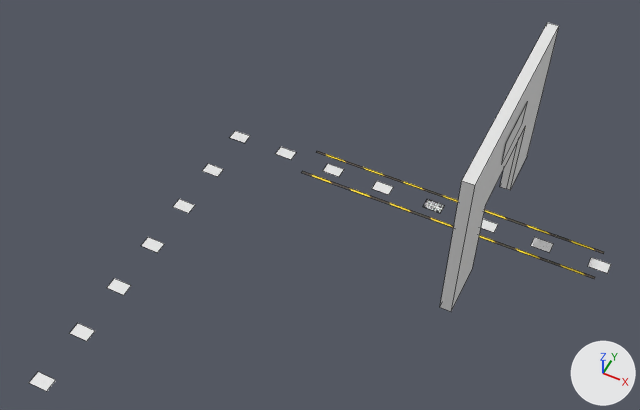
An edit to the Blender file blender_models/simulation_entrance_aruco_board_single.blend, drawn before and after from the same camera.
Rendered twice from a camera (50 mm lens) standing at (1.91, -10.39, 11.89) and looking at (-2.38, -1.8, 1.16). Every picture has the same lights, and +X, +Y and +Z are marked at lower right. Mesh edges are drawn as thin lines.

In view in the first picture: 'Cube', 'grid_board_new_49', 'grid_board_new_55', 'grid_board_new_61', 'grid_board_new_67', 'grid_board_new_73', 'grid_board_new_79', 'warning.003', 'warning.004'.
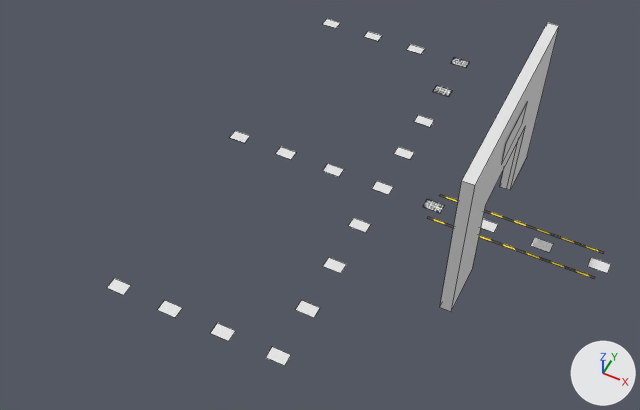
What differs and where, as boxes [x1, y1, x2, y2] in the pictures (640 x 410 px):
'warning.003', moved, rescaled (43% narrower, 42% shorter)
    before: [302, 171, 595, 279]
    after: [427, 217, 595, 279]
'warning.004', moved, rescaled (43% narrower, 41% shorter)
    before: [317, 151, 604, 254]
    after: [440, 194, 604, 254]
'grid_board_new_79', moved
    before: [29, 372, 56, 391]
    after: [158, 300, 182, 318]
'grid_board_new_73', moved
    before: [70, 323, 95, 341]
    after: [211, 323, 235, 341]
'grid_board_new_67', moved
    before: [107, 278, 131, 295]
    after: [266, 347, 291, 366]
'grid_board_new_61', moved
    before: [141, 237, 164, 253]
    after: [296, 300, 320, 318]
'grid_board_new_55', moved
    before: [173, 199, 195, 213]
    after: [323, 257, 346, 273]
'grid_board_new_49', moved
    before: [202, 163, 224, 177]
    after: [349, 218, 371, 233]
'grid_board_new_91', added
    after: [394, 147, 415, 159]
'grid_board_new_97', added
    after: [414, 115, 434, 127]
'grid_board_new_103', added
    after: [433, 85, 452, 96]
'grid_board_new_109', added
    after: [451, 57, 469, 68]
'grid_board_new_115', added
    after: [407, 44, 425, 54]
'grid_board_new_121', added
    after: [364, 31, 382, 41]
'grid_board_new_127', added
    after: [323, 19, 340, 28]

Diff of the bpy script that builds the scene:
```diff
--- a/blender_models/simulation_entrance_aruco_board_single.blend.py
+++ b/blender_models/simulation_entrance_aruco_board_single.blend.py
@@ me_grid_board_new_91 @@
+me_grid_board_new_91.from_pydata([(-0.77, -0.5, 0.0), (0.77, -0.5, 0.0), (-0.77, 0.5, 0.0), (0.77, 0.5, 0.0)], [], [(0, 1, 3, 2)])
+me_grid_board_new_91.materials.append(mat_grid_board_new_91)  # its picture is missing
@@ me_grid_board_new_97 @@
+me_grid_board_new_97.from_pydata([(-0.77, -0.5, 0.0), (0.77, -0.5, 0.0), (-0.77, 0.5, 0.0), (0.77, 0.5, 0.0)], [], [(0, 1, 3, 2)])
+me_grid_board_new_97.materials.append(mat_grid_board_new_97)  # its picture is missing
@@ me_grid_board_new_115 @@
+me_grid_board_new_115.from_pydata([(-0.77, -0.5, 0.0), (0.77, -0.5, 0.0), (-0.77, 0.5, 0.0), (0.77, 0.5, 0.0)], [], [(0, 1, 3, 2)])
+me_grid_board_new_115.materials.append(mat_grid_board_new_115)  # its picture is missing
@@ me_grid_board_new_121 @@
+me_grid_board_new_121.from_pydata([(-0.77, -0.5, 0.0), (0.77, -0.5, 0.0), (-0.77, 0.5, 0.0), (0.77, 0.5, 0.0)], [], [(0, 1, 3, 2)])
+me_grid_board_new_121.materials.append(mat_grid_board_new_121)  # its picture is missing
@@ me_grid_board_new_127 @@
+me_grid_board_new_127.from_pydata([(-0.77, -0.5, 0.0), (0.77, -0.5, 0.0), (-0.77, 0.5, 0.0), (0.77, 0.5, 0.0)], [], [(0, 1, 3, 2)])
+me_grid_board_new_127.materials.append(mat_grid_board_new_127)  # its picture is missing
@@ ob_warning_003 @@
 ob_warning_003 = bpy.data.objects.new('warning.003', me_warning_003)
-ob_warning_003.location = (-0.75, -0.3, 0.02)
-ob_warning_003.scale = (0.135, 0.05, 1.0)
+ob_warning_003.location = (0.5, -0.3, 0.02)
+ob_warning_003.scale = (0.0739, 0.05, 1.0)
@@ ob_warning_004 @@
 ob_warning_004 = bpy.data.objects.new('warning.004', me_warning_004)
-ob_warning_004.location = (-0.75, 0.3, 0.02)
-ob_warning_004.scale = (0.135, 0.05, 1.0)
+ob_warning_004.location = (0.5, 0.3, 0.02)
+ob_warning_004.scale = (0.0739, 0.05, 1.0)
 _m = ob_warning_004.modifiers.new('Weld', 'WELD')
@@ ob_grid_board_new_79 @@
 ob_grid_board_new_79 = bpy.data.objects.new('grid_board_new_79', me_grid_board_new_79)
-ob_grid_board_new_79.location = (-5.0, -6.0, 0.02)
+ob_grid_board_new_79.location = (-4.0, -4.0, 0.02)
 ob_grid_board_new_79.scale = (0.22, 0.22, 1.0)
@@ ob_grid_board_new_73 @@
 ob_grid_board_new_73 = bpy.data.objects.new('grid_board_new_73', me_grid_board_new_73)
-ob_grid_board_new_73.location = (-5.0, -5.0, 0.02)
+ob_grid_board_new_73.location = (-3.0, -4.0, 0.02)
 ob_grid_board_new_73.scale = (0.22, 0.22, 1.0)
@@ ob_grid_board_new_67 @@
 ob_grid_board_new_67 = bpy.data.objects.new('grid_board_new_67', me_grid_board_new_67)
-ob_grid_board_new_67.location = (-5.0, -4.0, 0.02)
+ob_grid_board_new_67.location = (-2.0, -4.0, 0.02)
 ob_grid_board_new_67.scale = (0.22, 0.22, 1.0)
@@ ob_grid_board_new_61 @@
 ob_grid_board_new_61 = bpy.data.objects.new('grid_board_new_61', me_grid_board_new_61)
-ob_grid_board_new_61.location = (-5.0, -3.0, 0.02)
+ob_grid_board_new_61.location = (-2.0, -3.0, 0.02)
 ob_grid_board_new_61.scale = (0.22, 0.22, 1.0)
@@ ob_grid_board_new_55 @@
 ob_grid_board_new_55 = bpy.data.objects.new('grid_board_new_55', me_grid_board_new_55)
-ob_grid_board_new_55.location = (-5.0, -2.0, 0.02)
+ob_grid_board_new_55.location = (-2.0, -2.0, 0.02)
 ob_grid_board_new_55.scale = (0.22, 0.22, 1.0)
@@ ob_grid_board_new_49 @@
 ob_grid_board_new_49 = bpy.data.objects.new('grid_board_new_49', me_grid_board_new_49)
-ob_grid_board_new_49.location = (-5.0, -1.0, 0.02)
+ob_grid_board_new_49.location = (-2.0, -1.0, 0.02)
 ob_grid_board_new_49.scale = (0.22, 0.22, 1.0)
@@ ob_grid_board_new_91 @@
+ob_grid_board_new_91 = bpy.data.objects.new('grid_board_new_91', me_grid_board_new_91)
+ob_grid_board_new_91.location = (-2.0, 1.0, 0.02)
+ob_grid_board_new_91.scale = (0.22, 0.22, 1.0)
@@ ob_grid_board_new_97 @@
+ob_grid_board_new_97 = bpy.data.objects.new('grid_board_new_97', me_grid_board_new_97)
+ob_grid_board_new_97.location = (-2.0, 2.0, 0.02)
+ob_grid_board_new_97.scale = (0.22, 0.22, 1.0)
@@ ob_grid_board_new_103 @@
+ob_grid_board_new_103 = bpy.data.objects.new('grid_board_new_103', me_grid_board_new_103)  # 4 vertices, 1 face; spans x -0.77..0.77, y -0.5..0.5, z 0.0; in mat_grid_board_new_103 (picture img_grid_board_new_103_png)
+ob_grid_board_new_103.location = (-2.0, 3.0, 0.02)
+ob_grid_board_new_103.scale = (0.22, 0.22, 1.0)
@@ ob_grid_board_new_109 @@
+ob_grid_board_new_109 = bpy.data.objects.new('grid_board_new_109', me_grid_board_new_109)  # 4 vertices, 1 face; spans x -0.77..0.77, y -0.5..0.5, z 0.0; in mat_grid_board_new_109 (picture img_grid_board_new_109_png)
+ob_grid_board_new_109.location = (-2.0, 4.0, 0.02)
+ob_grid_board_new_109.scale = (0.22, 0.22, 1.0)
@@ ob_grid_board_new_115 @@
+ob_grid_board_new_115 = bpy.data.objects.new('grid_board_new_115', me_grid_board_new_115)
+ob_grid_board_new_115.location = (-3.0, 4.0, 0.02)
+ob_grid_board_new_115.scale = (0.22, 0.22, 1.0)
@@ ob_grid_board_new_121 @@
+ob_grid_board_new_121 = bpy.data.objects.new('grid_board_new_121', me_grid_board_new_121)
+ob_grid_board_new_121.location = (-4.0, 4.0, 0.02)
+ob_grid_board_new_121.scale = (0.22, 0.22, 1.0)
@@ ob_grid_board_new_127 @@
+ob_grid_board_new_127 = bpy.data.objects.new('grid_board_new_127', me_grid_board_new_127)
+ob_grid_board_new_127.location = (-5.0, 4.0, 0.02)
+ob_grid_board_new_127.scale = (0.22, 0.22, 1.0)
```
